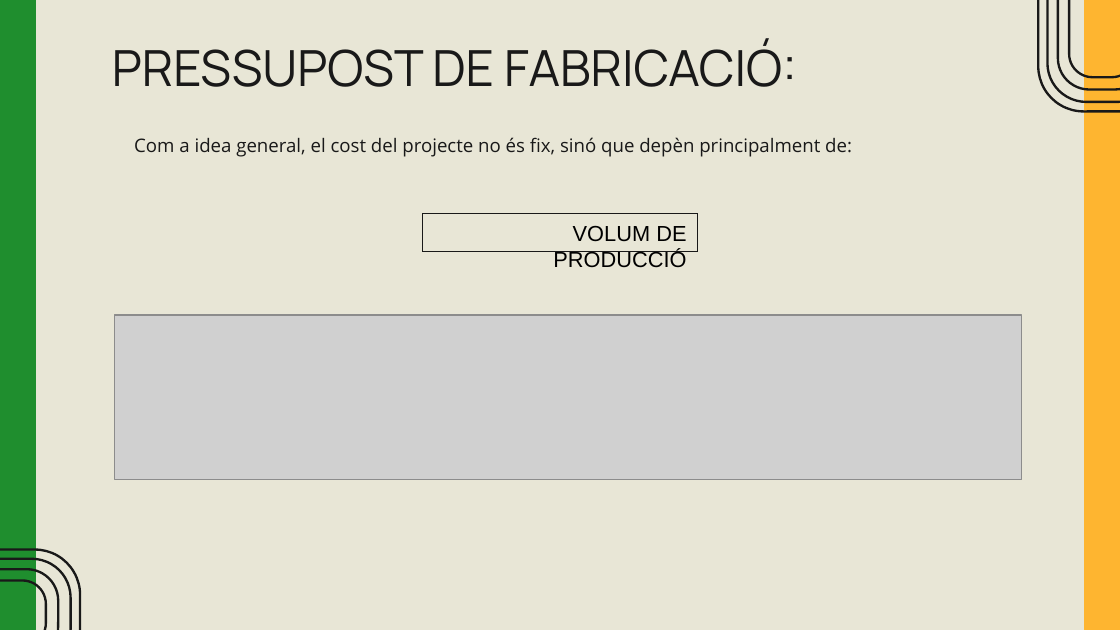
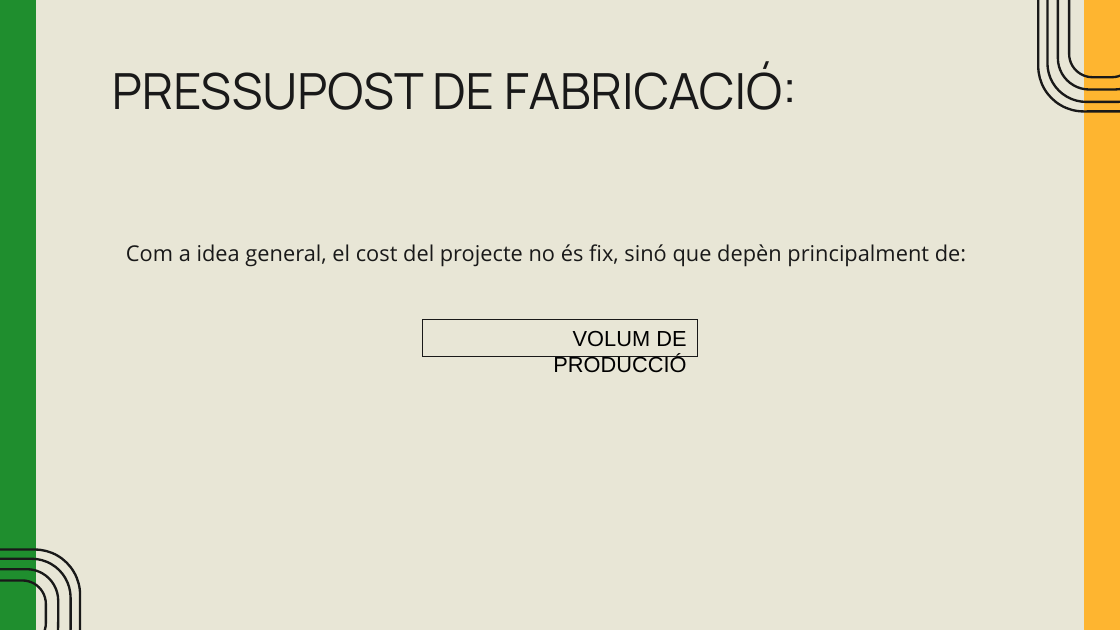
Before and after one commit to EDD2526/edd-project-grup-dijous-dj_d_seients, a slide deck: slide 29 of EINES DE DISSENY – PROJECTE VERSIÓ FINAL.pptx. Drawn at 1120x630 pixels with LibreOffice and Linux fonts; fonts in the diff are those of the drawing; grey boxes stand for pictures. Boxes give left, top, right and bottom in pixels: in the first picture for what was removed or moved away, otherwise in the second. Text is boxed around its words. In the diff, an @@ line names an element or a change of style, - is before the commit and + after.

```diff
--- a/EINES DE DISSENY – PROJECTE VERSIÓ FINAL.pptx
+++ b/EINES DE DISSENY – PROJECTE VERSIÓ FINAL.pptx
@@ title "PRESSUPOST DE FABRICACIÓ:": place and size @@
-title "PRESSUPOST DE FABRICACIÓ:" at bbox=[112, 39, 797, 87]
+title "PRESSUPOST DE FABRICACIÓ:" at bbox=[112, 63, 797, 110]
@@ text "Com a idea general, el ...": place and size @@
-text "Com a idea general, el ..." at bbox=[134, 137, 852, 157]
+text "Com a idea general, el ..." at bbox=[126, 244, 966, 267]
@@ text "Com a idea general, el ..." at bbox=[126, 244, 966, 267]: size 12 to 14 pt @@
@@ picture removed at bbox=[114, 315, 1021, 479] @@
@@ rectangle "VOLUM DE PRODUCCIÓ": place and size @@
-rectangle "VOLUM DE PRODUCCIÓ" at bbox=[422, 214, 698, 252]
+rectangle "VOLUM DE PRODUCCIÓ" at bbox=[422, 319, 698, 357]
```
Also in this commit, not shown: 2 other slides changed, 1 other file.
